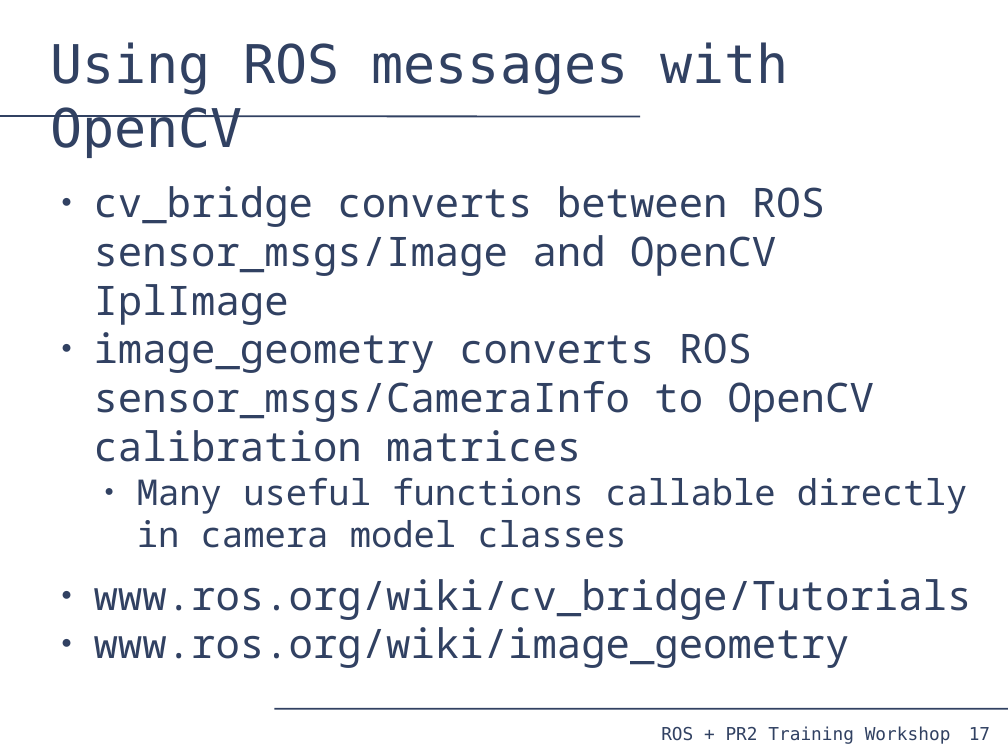
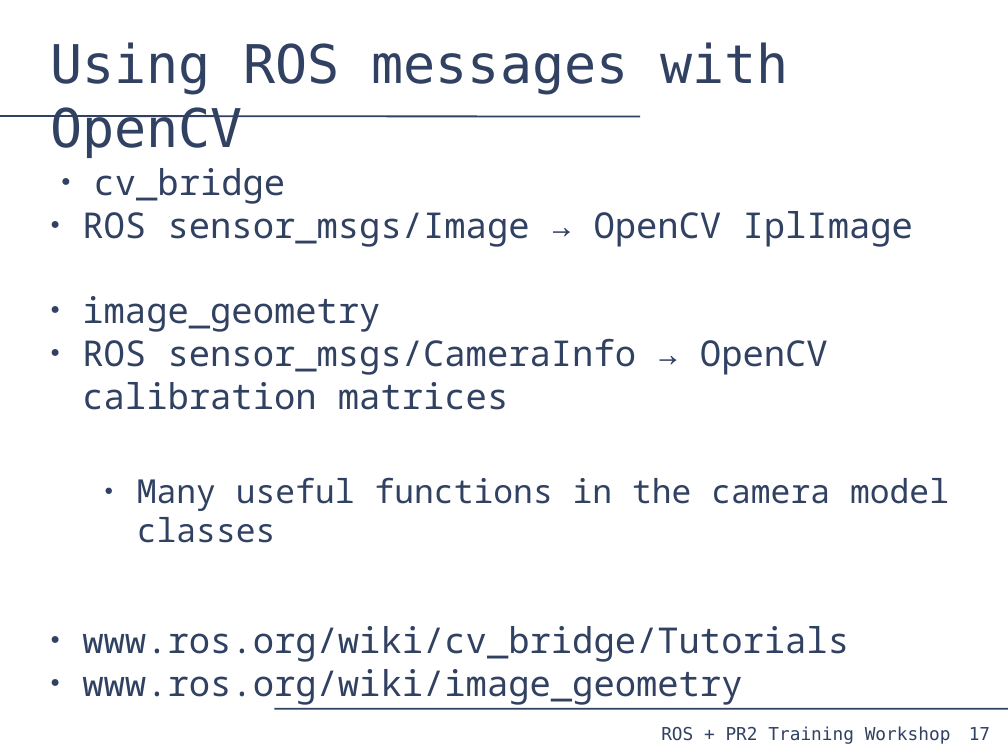
Before and after one commit to PR2/pr2_docs, a slide deck: slide 17 of pr2_training_workshop/processing_camera_data/slides.odp. Drawn at 1008x756 pixels with LibreOffice and Linux fonts; fonts in the diff are those of the drawing. Boxes give left, top, right and bottom in pixels: in the first picture for what was removed or moved away, otherwise in the second. Text is boxed around its words. In the diff, an @@ line names an element or a change of style, - is before the commit and + after.

Commit message:
Just formatting tweaks

```diff
--- a/pr2_training_workshop/processing_camera_data/slides.odp
+++ b/pr2_training_workshop/processing_camera_data/slides.odp
@@ text "cv_bridge": place and size @@
-text "cv_bridge" at (94,186,972,668)
+text "cv_bridge" at (82,168,949,705)
@@ text at (82,168,949,543): text changed; size 32 to 28 pt @@
-● cv_bridge converts between ROS sensor_msgs/Image and OpenCV IplImage
-● image_geometry converts ROS sensor_msgs/CameraInfo to OpenCV calibration matrices
-  ● Many useful functions callable directly in camera model classes
+● cv_bridge
+● ROS sensor_msgs/Image → OpenCV IplImage
+● image_geometry
+● ROS sensor_msgs/CameraInfo → OpenCV calibration matrices
+  ● Many useful functions in the camera model classes
@@ text at (82,626,849,705): size 32 to 28 pt in "www.ros.org/wiki/cv_bridge/Tutorials", "www.ros.org/wiki/image_geometry"; indent changed @@
```
Also in this commit, not shown: 21 other slides changed.
